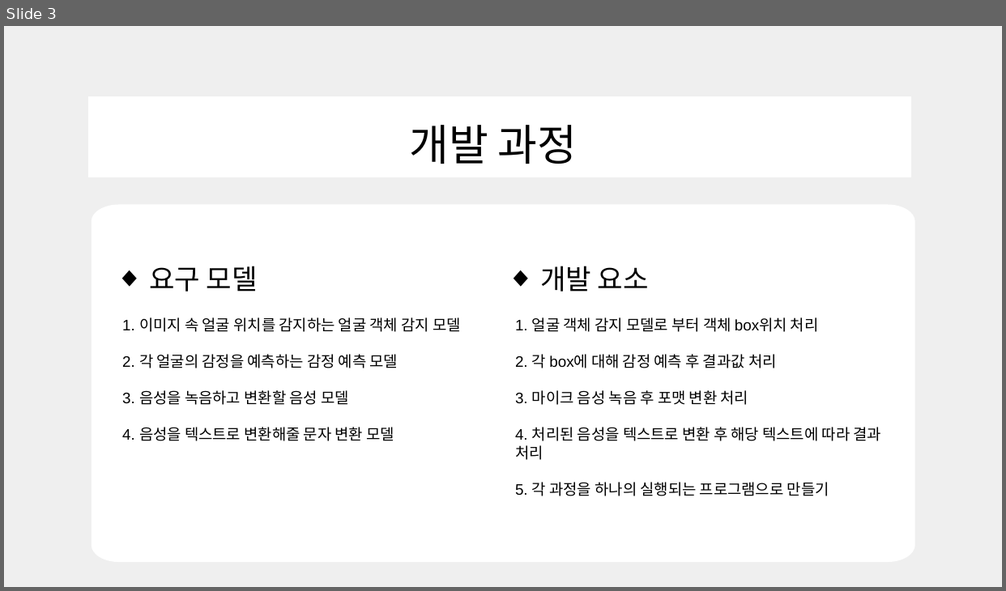
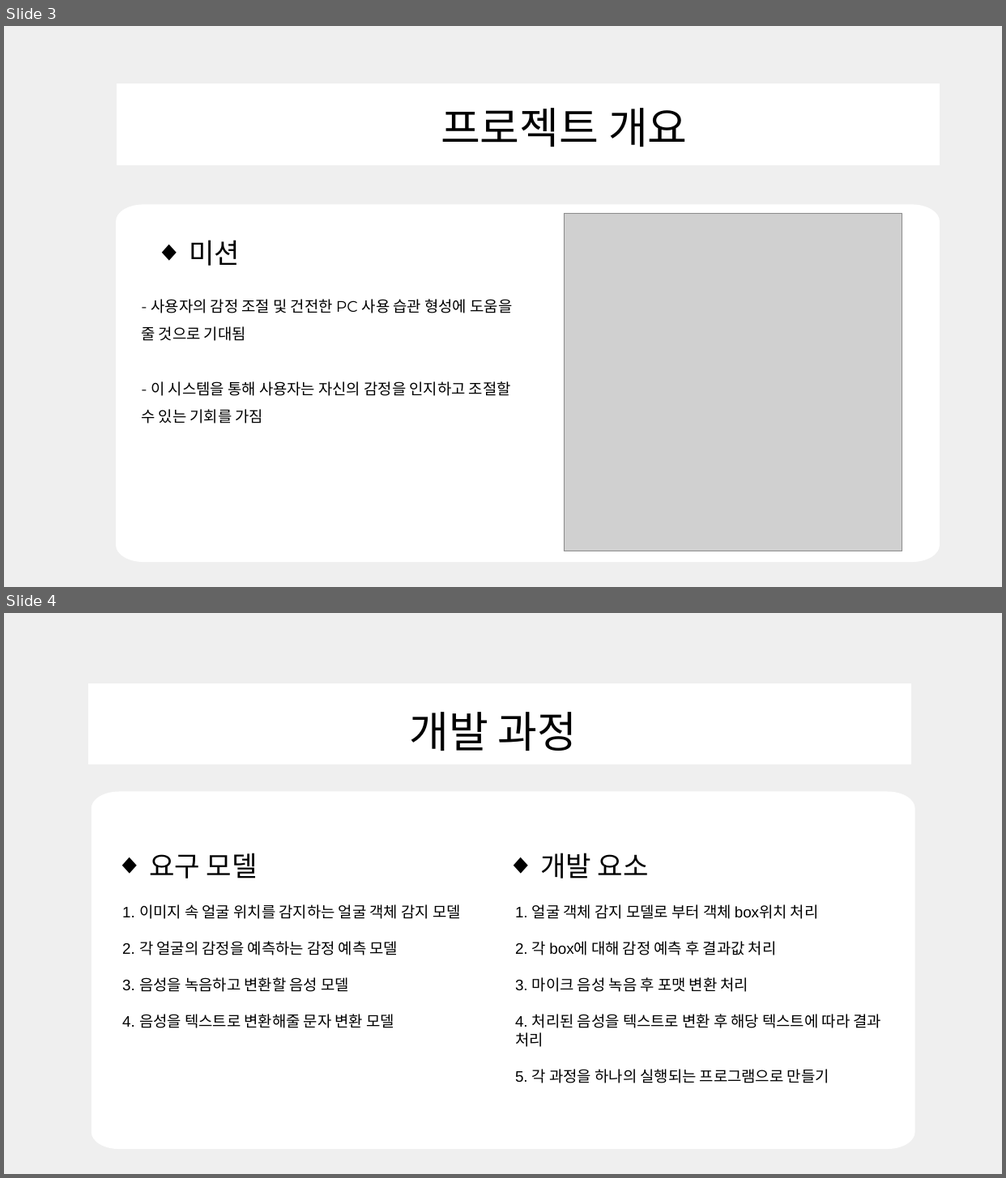
Before and after one commit to kccistc/intel-04, a slide deck: class01/mini-project/05_cjh_ljw/05_mini_project.pptx. Shown one above the other, each under a label of ours: slide 3 before the commit, slides 3 and 4 after it. The pictures are 1006x591 and 1006x1178 pixels, drawn with LibreOffice and Linux fonts; fonts in the diff are those of the drawing; grey boxes stand for pictures. Boxes give left, top, right and bottom in pixels: in the first picture for what was removed or moved away, otherwise in the second. Text is boxed around its words. In the diff, an @@ line names an element or a change of style, - is before the commit and + after.

```diff
--- a/class01/mini-project/05_cjh_ljw/05_mini_project.pptx
+++ b/class01/mini-project/05_cjh_ljw/05_mini_project.pptx
@@ slide 3 added at bbox=[4, 26, 1002, 587], background #EFEFEF @@
@@ freeform shape added at bbox=[117, 84, 940, 165], fill #FFFFFF @@
@@ text added at bbox=[370, 117, 617, 147], 62 pt, text #000000 @@
+프로젝트 개요
@@ text added at bbox=[441, 108, 688, 147], 62 pt, text #000000 @@
+프로젝트 개요
@@ freeform shape added at bbox=[116, 205, 940, 562], fill #FFFFFF @@
@@ picture added at bbox=[564, 213, 902, 552] @@
@@ text added at bbox=[189, 240, 240, 266], 40 pt, text #000000 @@
+◆ 미션
@@ text added at bbox=[141, 299, 512, 424], 22 pt, text #000000 @@
+- 사용자의 감정 조절 및 건전한 PC 사용 습관 형성에 도움을 줄 것으로 기대됨
+- 이 시스템을 통해 사용자는 자신의 감정을 인지하고 조절할 수 있는 기회를 가짐
@@ what was slide 3 is now slide 4 @@
```
Also in this commit, not shown: 3 slides changed.
